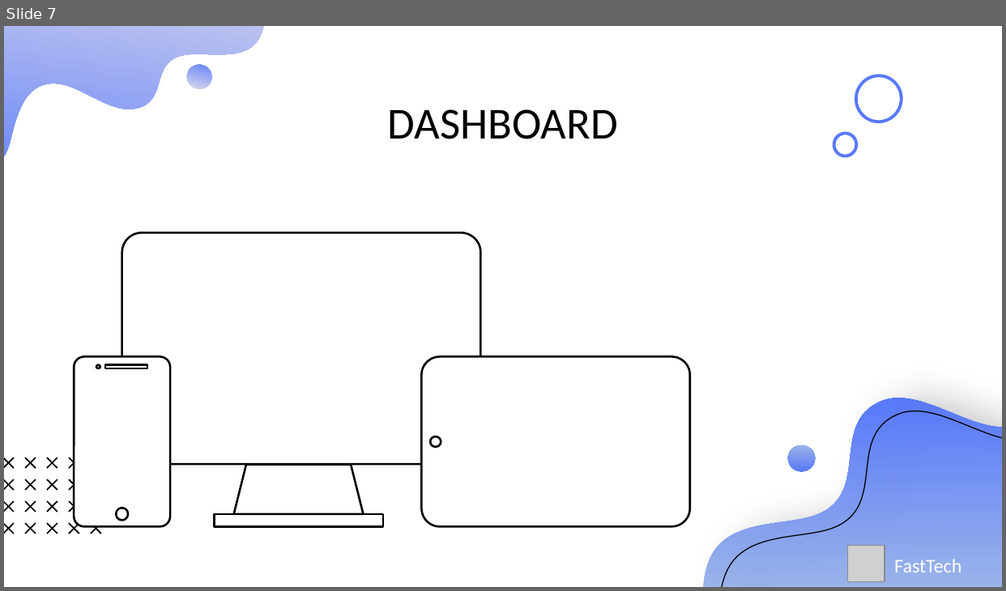
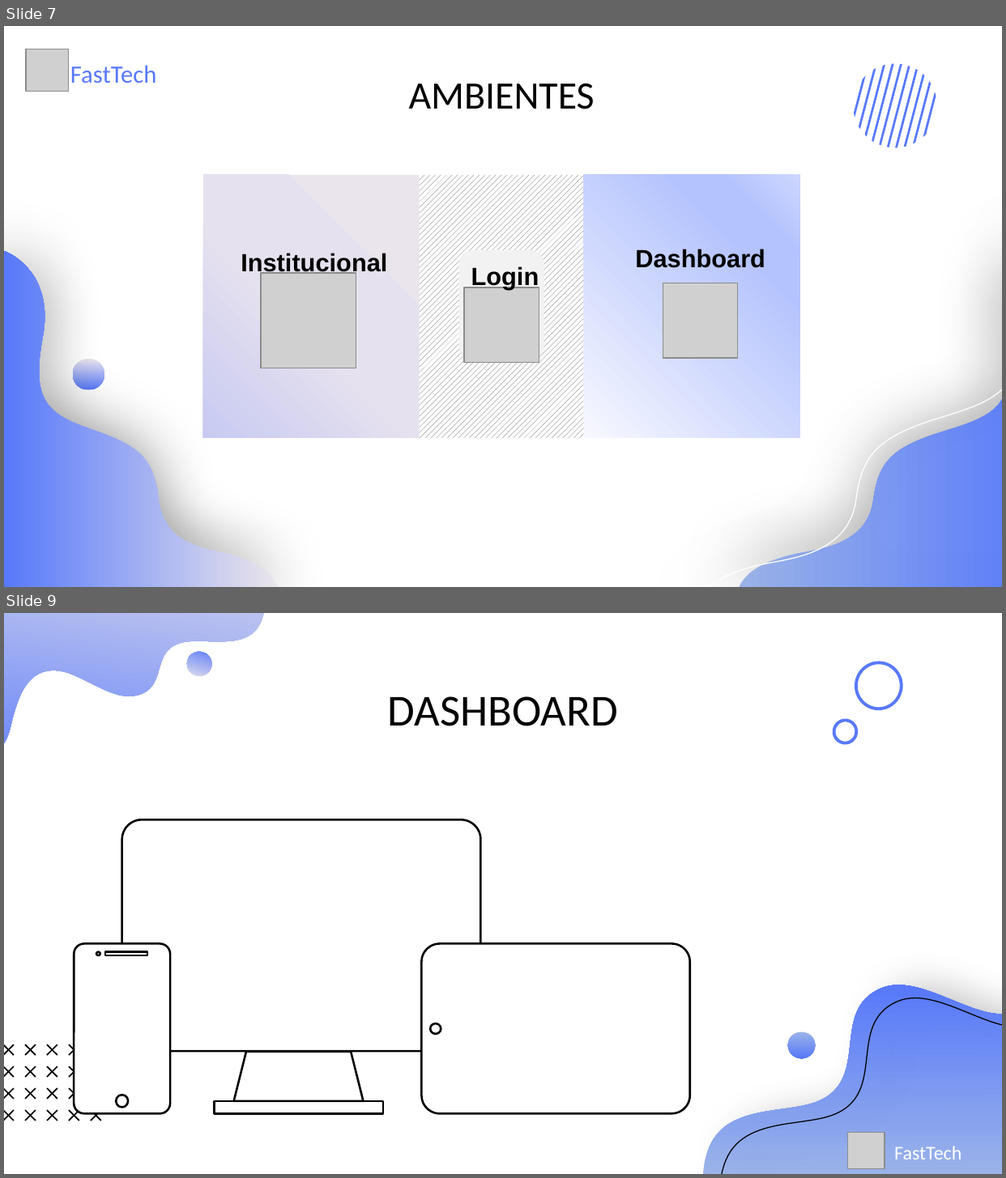
Before and after one commit to Grupo-1-adsa/Grupo-1-adsa, a slide deck: Documentação/PPT/Sprint 3 - Apresentação.pptx. Shown one above the other, each under a label of ours: slide 7 before the commit, slides 7 and 9 after it; the slides between them are not shown. The pictures are 1006x591 and 1006x1178 pixels, drawn with LibreOffice and Linux fonts; fonts in the diff are those of the drawing; grey boxes stand for pictures. Boxes give left, top, right and bottom in pixels: in the first picture for what was removed or moved away, otherwise in the second. Text is boxed around its words. In the diff, an @@ line names an element or a change of style, - is before the commit and + after.

```diff
--- a/Documentação/PPT/Sprint 3 - Apresentação.pptx
+++ b/Documentação/PPT/Sprint 3 - Apresentação.pptx
@@ slide 7 added at box(4, 26, 1002, 587), background #FFFFFF @@
@@ picture added at box(26, 49, 68, 91) @@
@@ text added at box(70, 65, 157, 83), 18 pt, text #5879FA @@
+FastTech
@@ title added at box(409, 84, 594, 109), 28 pt, text #000000 @@
+AMBIENTES
@@ group added at box(853, 64, 936, 148): 10 freeform shapes @@
@@ rectangle added at box(202, 175, 425, 438), fill gradient #EAE5EC to #E5E1EF to #C8CAF2, 18 pt, text #000000, bold @@
+Institucional
@@ rectangle added at box(420, 175, 584, 438), fill pattern #595959 on #FFFFFF @@
@@ rectangle added at box(584, 175, 800, 438), fill gradient #F7F8FF to #B4C3FD to #CDD7FE @@
@@ freeform shape added at box(696, 203, 1002, 587), outline #FFFFFF 0.75 pt @@
@@ freeform shape added at box(5, 251, 278, 587), fill gradient #EAE5EB to #5879FA @@
@@ rounded rectangle added at box(459, 250, 544, 361), fill #F2F2F2 @@
@@ text added at box(471, 267, 539, 290), 18 pt, text #000000, bold @@
+Login
@@ text added at box(635, 249, 765, 268), 18 pt, text #000000, bold @@
+Dashboard
@@ freeform shape added at box(739, 251, 1002, 587), fill gradient #9BB4E9 to #5879FA @@
@@ picture added at box(261, 274, 356, 369) @@
@@ picture added at box(464, 288, 539, 362) @@
@@ picture added at box(663, 284, 738, 358) @@
@@ ellipse added at box(73, 359, 104, 390), fill gradient #EAE5EB to #5879FA @@
@@ what was slide 7 is now slide 9 @@
```
Also in this commit, not shown: 5 slides changed, 2 other slides added, 1 slide removed, 2 other files.
